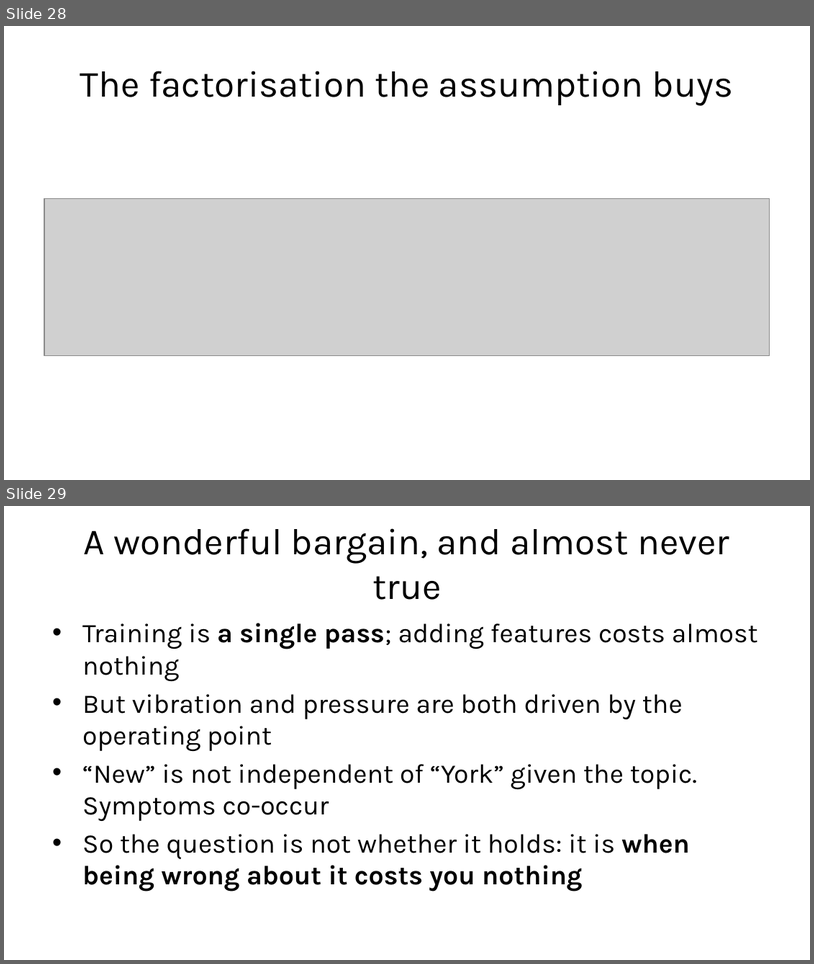
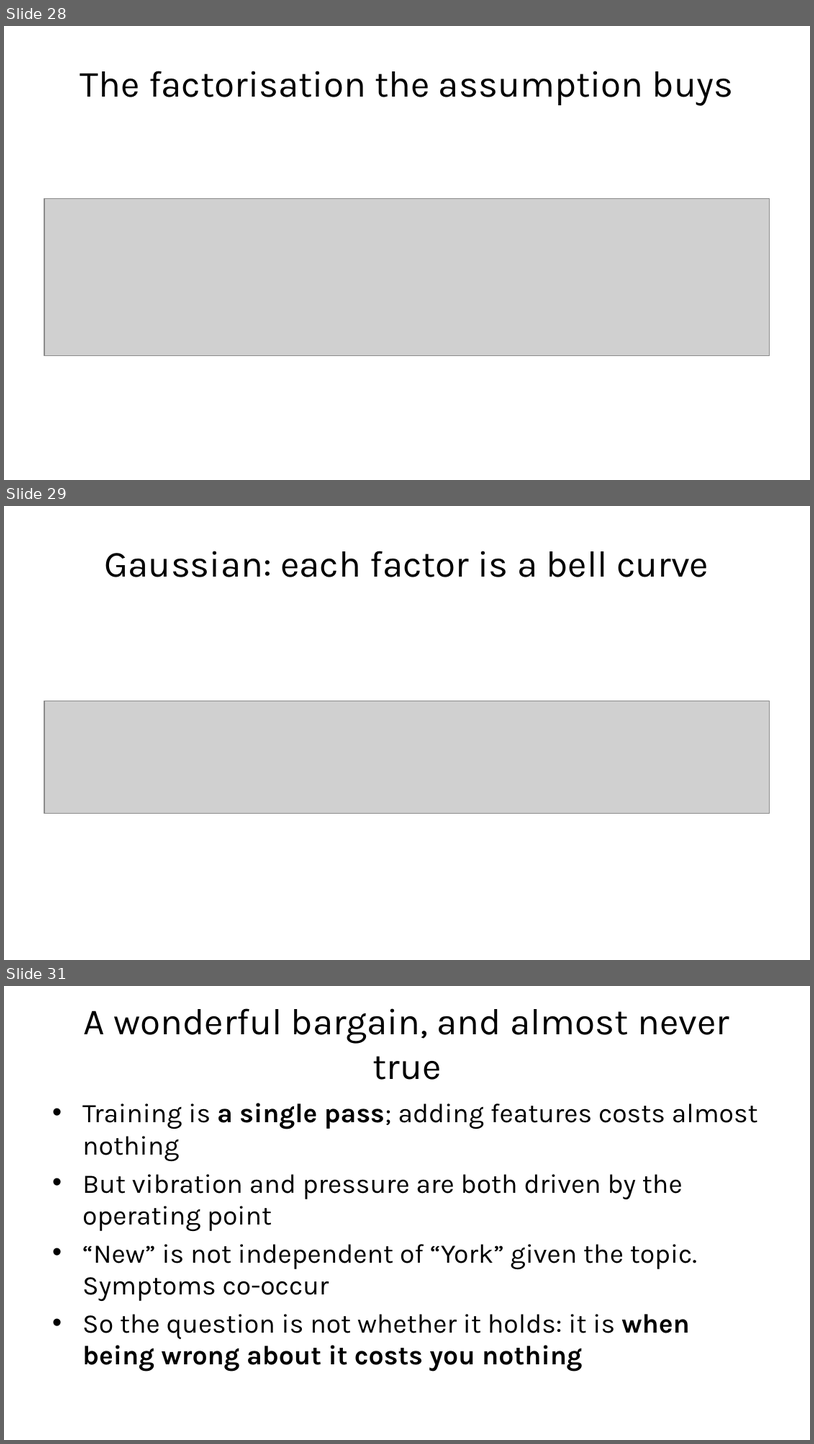
Before and after one commit to fabioantonini/technologies-for-artificial-intelligence, a slide deck: Lessons/06_knn_naive_bayes_svm/Slides/knn_naive_bayes_svm_slides.pptx. Shown one above the other, each under a label of ours: slides 28 and 29 before the commit, slides 28, 29 and 31 after it; the slides between them are not shown. The pictures are 814x964 and 814x1444 pixels, drawn with LibreOffice and Linux fonts; fonts in the diff are those of the drawing; grey boxes stand for pictures; background and template pictures are left out. Boxes give left, top, right and bottom in pixels: in the first picture for what was removed or moved away, otherwise in the second. Text is boxed around its words. In the diff, an @@ line names an element or a change of style, - is before the commit and + after.

```diff
--- a/Lessons/06_knn_naive_bayes_svm/Slides/knn_naive_bayes_svm_slides.pptx
+++ b/Lessons/06_knn_naive_bayes_svm/Slides/knn_naive_bayes_svm_slides.pptx
@@ slide 29 added at (x1=4, y1=506, x2=810, y2=960), background #FFFFFF @@
@@ title added at (x1=105, y1=551, x2=709, y2=577), 33 pt, text #1A1A1A @@
+Gaussian: each factor is a bell curve
@@ picture added at (x1=44, y1=701, x2=770, y2=813) @@
@@ what was slide 29 is now slide 31 @@
```
Also in this commit, not shown: 1 other slide added, 9 other files.
